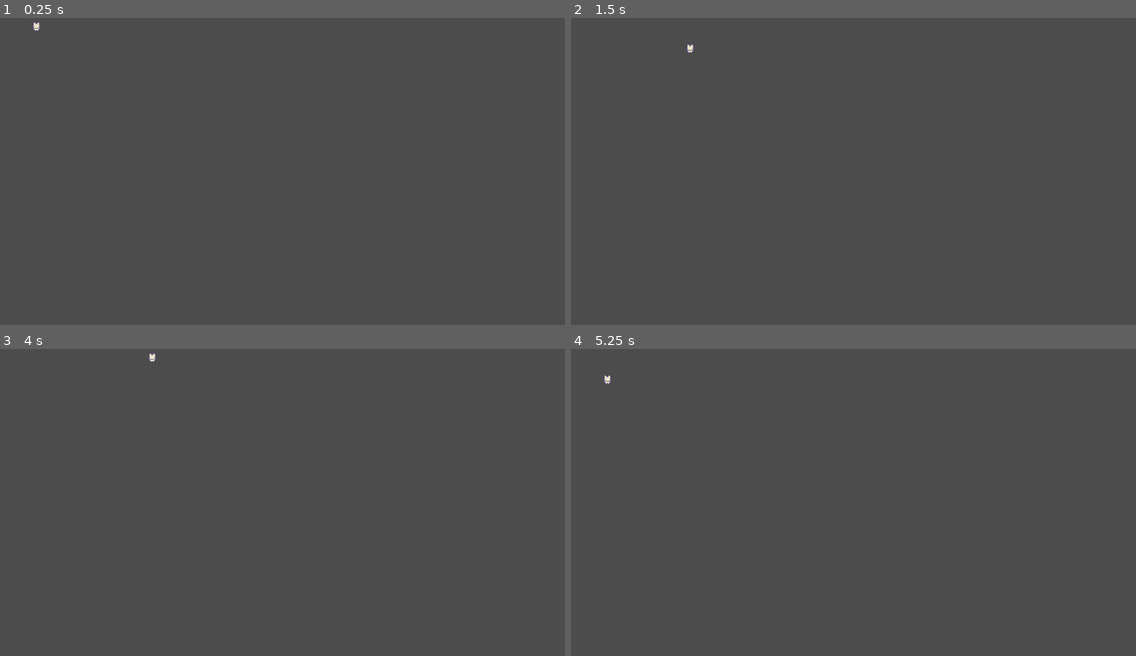
Above: before the commit, frames 1-4 (two rows, left to right).
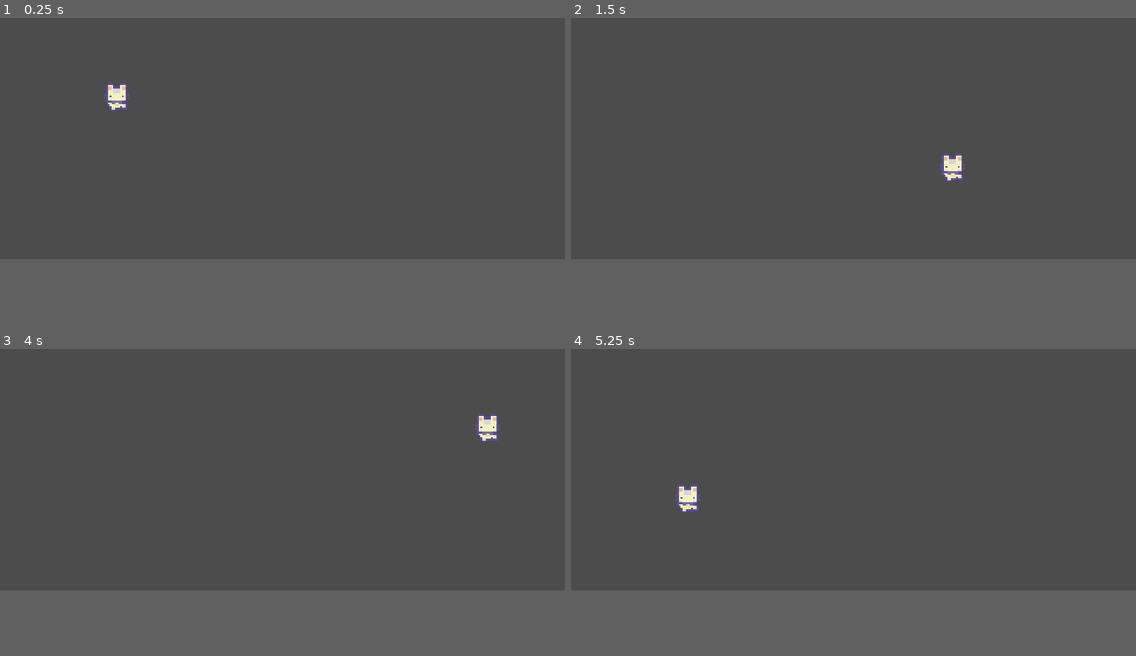
Above: after the commit, the same moments.

Repository: PabloDavidAcostaMolina/Godot-Farm-videogame
Game: Godot game, scene res://Levels/gameLevel.tscn
Same seed, same stepped clock (60 frames per second), same inputs: the game is played once before the commit and once after it.
Inputs:
- Up to frame 1 (0.25 s): no input
- Up to frame 2 (1.5 s): tap Enter at 0.5 s; hold D (right) 0.53-1.28 s; hold S (down) from 1.28 s (still down)
- Up to frame 3 (4 s): release S (down) at 2.03 s; hold D (right) 2.03-2.78 s; hold W (up) 2.78-3.53 s; tap Space at 3.5 s; hold A (left) from 3.53 s (still down)
- Up to frame 4 (5.25 s): release A (left) at 5.03 s; hold S (down) from 5.03 s (still down)
In our replay, the window is 800x468 before the commit and 800x375 after it. These sizes can differ from the game's own. Grey fills any space a smaller window leaves; there, only what the larger window draws over its background counts as a difference.

The runs differ from the first frame. In frame 1, 0.3% of the frame differs, in the area x 5-23%, y 1-31%; in frame 2, 0.3%, in the area x 20-70%, y 8-54%; in frame 3, 0.3%; in frame 4, 0.3%.

Commit message:
trabajando en animación player

Diff:
--- a/countrySide/Characters/PlayerCat.tscn
+++ b/countrySide/Characters/PlayerCat.tscn
@@ -1,10 +1,223 @@
-[gd_scene load_steps=4 format=2]
+[gd_scene load_steps=27 format=2]
 
 [ext_resource path="res://Art/Sprout Lands - Sprites - Basic pack/Characters/Basic Charakter Spritesheet.png" type="Texture" id=1]
 [ext_resource path="res://Characters/PlayerCat.gd" type="Script" id=2]
 
 [sub_resource type="RectangleShape2D" id=1]
 extents = Vector2( 5, 3 )
+
+[sub_resource type="Animation" id=2]
+length = 0.001
+tracks/0/type = "value"
+tracks/0/path = NodePath("Sprite:frame")
+tracks/0/interp = 1
+tracks/0/loop_wrap = true
+tracks/0/imported = false
+tracks/0/enabled = true
+tracks/0/keys = {
+"times": PoolRealArray( 0 ),
+"transitions": PoolRealArray( 1 ),
+"update": 0,
+"values": [ 2 ]
+}
+
+[sub_resource type="Animation" id=4]
+resource_name = "idle_down"
+length = 0.4
+loop = true
+tracks/0/type = "value"
+tracks/0/path = NodePath("Sprite:frame")
+tracks/0/interp = 1
+tracks/0/loop_wrap = true
+tracks/0/imported = false
+tracks/0/enabled = true
+tracks/0/keys = {
+"times": PoolRealArray( 0, 0.2 ),
+"transitions": PoolRealArray( 1, 1 ),
+"update": 1,
+"values": [ 0, 1 ]
+}
+
+[sub_resource type="Animation" id=7]
+resource_name = "idle_left"
+length = 0.4
+loop = true
+tracks/0/type = "value"
+tracks/0/path = NodePath("Sprite:frame")
+tracks/0/interp = 1
+tracks/0/loop_wrap = true
+tracks/0/imported = false
+tracks/0/enabled = true
+tracks/0/keys = {
+"times": PoolRealArray( 0, 0.2 ),
+"transitions": PoolRealArray( 1, 1 ),
+"update": 1,
+"values": [ 8, 9 ]
+}
+
+[sub_resource type="Animation" id=8]
+resource_name = "idle_right"
+length = 0.4
+loop = true
+tracks/0/type = "value"
+tracks/0/path = NodePath("Sprite:frame")
+tracks/0/interp = 1
+tracks/0/loop_wrap = true
+tracks/0/imported = false
+tracks/0/enabled = true
+tracks/0/keys = {
+"times": PoolRealArray( 0, 0.2 ),
+"transitions": PoolRealArray( 1, 1 ),
+"update": 1,
+"values": [ 12, 13 ]
+}
+
+[sub_resource type="Animation" id=6]
+resource_name = "idle_up"
+length = 0.4
+loop = true
+tracks/0/type = "value"
+tracks/0/path = NodePath("Sprite:frame")
+tracks/0/interp = 1
+tracks/0/loop_wrap = true
+tracks/0/imported = false
+tracks/0/enabled = true
+tracks/0/keys = {
+"times": PoolRealArray( 0, 0.2 ),
+"transitions": PoolRealArray( 1, 1 ),
+"update": 1,
+"values": [ 4, 5 ]
+}
+
+[sub_resource type="Animation" id=3]
+resource_name = "walk_down"
+length = 0.4
+loop = true
+tracks/0/type = "value"
+tracks/0/path = NodePath("Sprite:frame")
+tracks/0/interp = 1
+tracks/0/loop_wrap = true
+tracks/0/imported = false
+tracks/0/enabled = true
+tracks/0/keys = {
+"times": PoolRealArray( 0, 0.2 ),
+"transitions": PoolRealArray( 1, 1 ),
+"update": 1,
+"values": [ 2, 3 ]
+}
+
+[sub_resource type="Animation" id=9]
+resource_name = "walk_left"
+length = 0.4
+loop = true
+tracks/0/type = "value"
+tracks/0/path = NodePath("Sprite:frame")
+tracks/0/interp = 1
+tracks/0/loop_wrap = true
+tracks/0/imported = false
+tracks/0/enabled = true
+tracks/0/keys = {
+"times": PoolRealArray( 0, 0.2 ),
+"transitions": PoolRealArray( 1, 1 ),
+"update": 1,
+"values": [ 10, 11 ]
+}
+
+[sub_resource type="Animation" id=10]
+resource_name = "walk_right"
+length = 0.4
+loop = true
+tracks/0/type = "value"
+tracks/0/path = NodePath("Sprite:frame")
+tracks/0/interp = 1
+tracks/0/loop_wrap = true
+tracks/0/imported = false
+tracks/0/enabled = true
+tracks/0/keys = {
+"times": PoolRealArray( 0, 0.2 ),
+"transitions": PoolRealArray( 1, 1 ),
+"update": 1,
+"values": [ 14, 15 ]
+}
+
+[sub_resource type="Animation" id=5]
+resource_name = "walk_up"
+length = 0.4
+loop = true
+tracks/0/type = "value"
+tracks/0/path = NodePath("Sprite:frame")
+tracks/0/interp = 1
+tracks/0/loop_wrap = true
+tracks/0/imported = false
+tracks/0/enabled = true
+tracks/0/keys = {
+"times": PoolRealArray( 0, 0.2 ),
+"transitions": PoolRealArray( 1, 1 ),
+"update": 1,
+"values": [ 6, 7 ]
+}
+
+[sub_resource type="AnimationNodeAnimation" id=11]
+animation = "idle_down"
+
+[sub_resource type="AnimationNodeAnimation" id=12]
+animation = "idle_up"
+
+[sub_resource type="AnimationNodeAnimation" id=13]
+animation = "idle_left"
+
+[sub_resource type="AnimationNodeAnimation" id=14]
+animation = "idle_right"
+
+[sub_resource type="AnimationNodeBlendSpace2D" id=15]
+blend_point_0/node = SubResource( 11 )
+blend_point_0/pos = Vector2( 0, 1.1 )
+blend_point_1/node = SubResource( 12 )
+blend_point_1/pos = Vector2( 0, -1.1 )
+blend_point_2/node = SubResource( 13 )
+blend_point_2/pos = Vector2( -1, 0 )
+blend_point_3/node = SubResource( 14 )
+blend_point_3/pos = Vector2( 1, 0 )
+min_space = Vector2( -1, -1.1 )
+max_space = Vector2( 1, 1.1 )
+
+[sub_resource type="AnimationNodeAnimation" id=16]
+animation = "walk_down"
+
+[sub_resource type="AnimationNodeAnimation" id=17]
+animation = "walk_up"
+
+[sub_resource type="AnimationNodeAnimation" id=18]
+animation = "walk_right"
+
+[sub_resource type="AnimationNodeAnimation" id=19]
+animation = "walk_left"
+
+[sub_resource type="AnimationNodeBlendSpace2D" id=20]
+blend_point_0/node = SubResource( 16 )
+blend_point_0/pos = Vector2( 0, 1.1 )
+blend_point_1/node = SubResource( 17 )
+blend_point_1/pos = Vector2( 0, -1.1 )
+blend_point_2/node = SubResource( 18 )
+blend_point_2/pos = Vector2( 1, 0 )
+blend_point_3/node = SubResource( 19 )
+blend_point_3/pos = Vector2( -1, 0 )
+min_space = Vector2( -1, -1.1 )
+max_space = Vector2( 1, 1.1 )
+
+[sub_resource type="AnimationNodeStateMachineTransition" id=21]
+
+[sub_resource type="AnimationNodeStateMachineTransition" id=22]
+
+[sub_resource type="AnimationNodeStateMachine" id=23]
+states/idle/node = SubResource( 15 )
+states/idle/position = Vector2( 260.333, -86.6667 )
+states/walk/node = SubResource( 20 )
+states/walk/position = Vector2( 512.333, -86.6667 )
+transitions = [ "idle", "walk", SubResource( 21 ), "walk", "idle", SubResource( 22 ) ]
+graph_offset = Vector2( 0, -151 )
+
+[sub_resource type="AnimationNodeStateMachinePlayback" id=24]
 
 [node name="PlayerCat" type="KinematicBody2D"]
 script = ExtResource( 2 )
@@ -13,7 +226,27 @@
 texture = ExtResource( 1 )
 hframes = 4
 vframes = 4
+frame = 2
 
 [node name="CollisionShape2D" type="CollisionShape2D" parent="."]
 position = Vector2( 0, 5 )
 shape = SubResource( 1 )
+
+[node name="AnimationPlayer" type="AnimationPlayer" parent="."]
+anims/RESET = SubResource( 2 )
+anims/idle_down = SubResource( 4 )
+anims/idle_left = SubResource( 7 )
+anims/idle_right = SubResource( 8 )
+anims/idle_up = SubResource( 6 )
+anims/walk_down = SubResource( 3 )
+anims/walk_left = SubResource( 9 )
+anims/walk_right = SubResource( 10 )
+anims/walk_up = SubResource( 5 )
+
+[node name="AnimationTree" type="AnimationTree" parent="."]
+tree_root = SubResource( 23 )
+anim_player = NodePath("../AnimationPlayer")
+active = true
+parameters/playback = SubResource( 24 )
+parameters/idle/blend_position = Vector2( 0, 0 )
+parameters/walk/blend_position = Vector2( 0, 0 )
--- a/countrySide/project.godot
+++ b/countrySide/project.godot
@@ -13,6 +13,13 @@
 config/name="countrySide"
 run/main_scene="res://Levels/gameLevel.tscn"
 config/icon="res://icon.png"
+
+[display]
+
+window/size/width=1280
+window/stretch/mode="viewport"
+window/stretch/aspect="keep"
+window/stretch/shrink=4.0
 
 [input]
 
